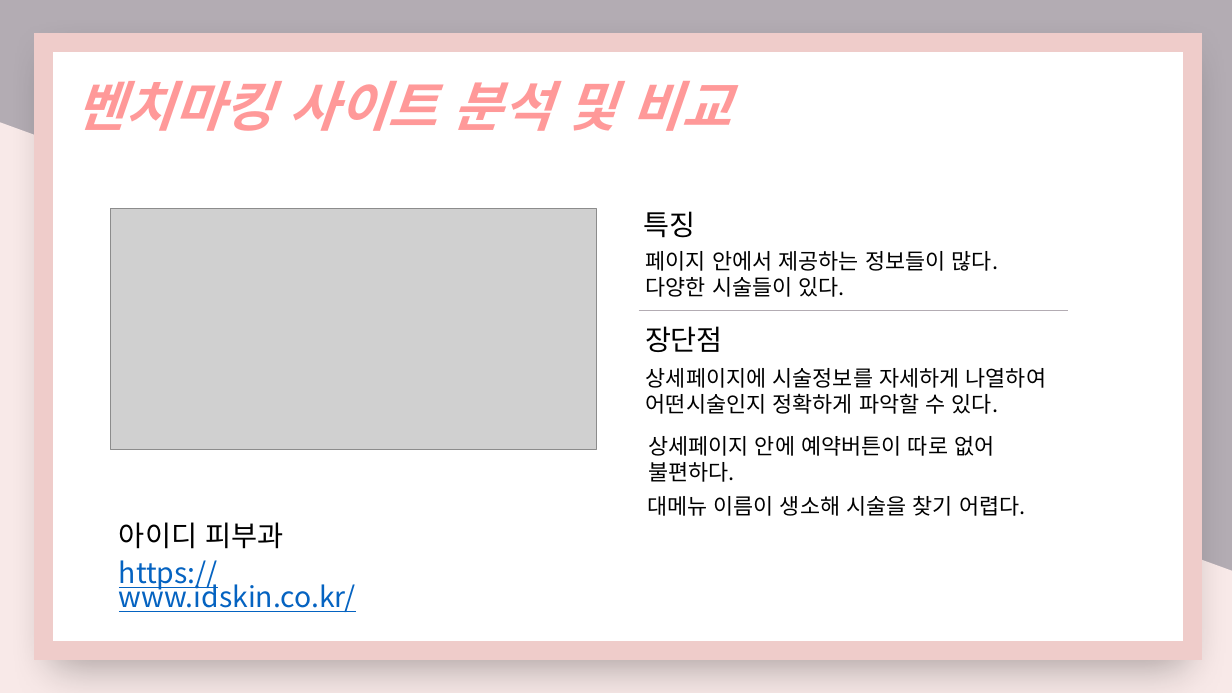
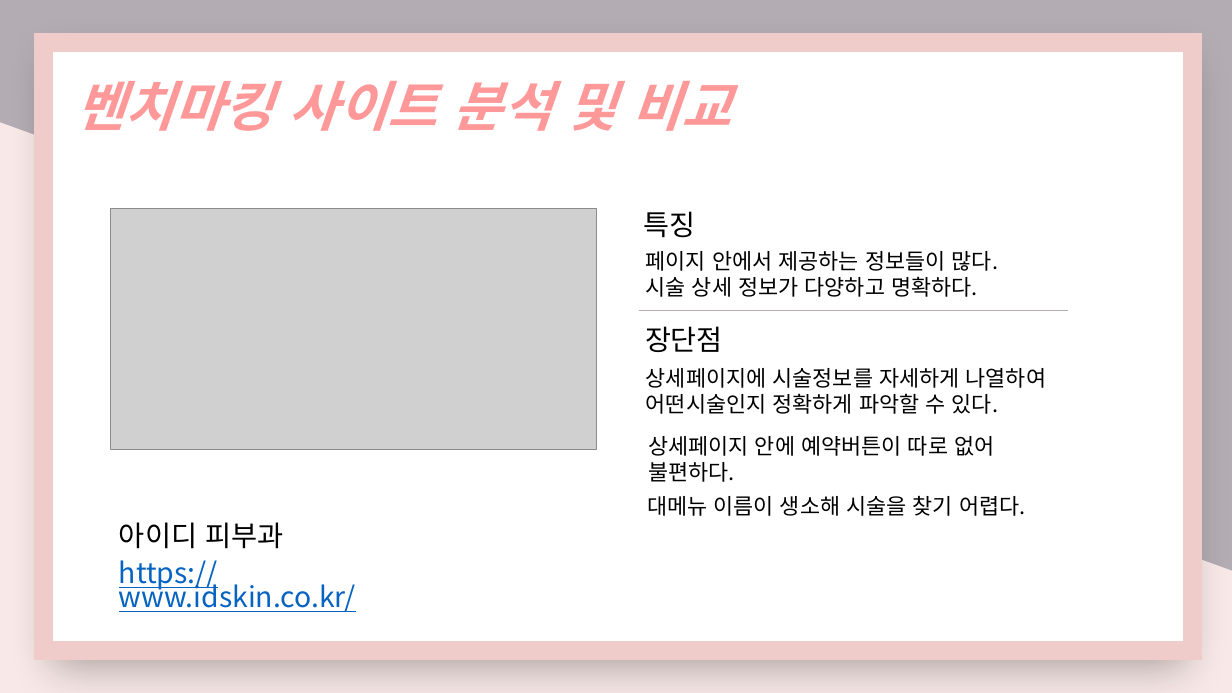
Before and after one commit to nimi2838/thecare, a slide deck: slide 6 of 졸작 기획서.pptx. Drawn at 1232x693 pixels with LibreOffice and Linux fonts; fonts in the diff are those of the drawing; grey boxes stand for pictures. Boxes give left, top, right and bottom in pixels: in the first picture for what was removed or moved away, otherwise in the second. Text is boxed around its words. In the diff, an @@ line names an element or a change of style, - is before the commit and + after.

```diff
--- a/졸작 기획서.pptx
+++ b/졸작 기획서.pptx
@@ text at box(646, 276, 978, 297): text changed @@
-다양한 시술들이 있다.
+시술 상세 정보가 다양하고 명확하다.
```
Also in this commit, not shown: 7 other slides changed, 2 slides added, 5 other files.
